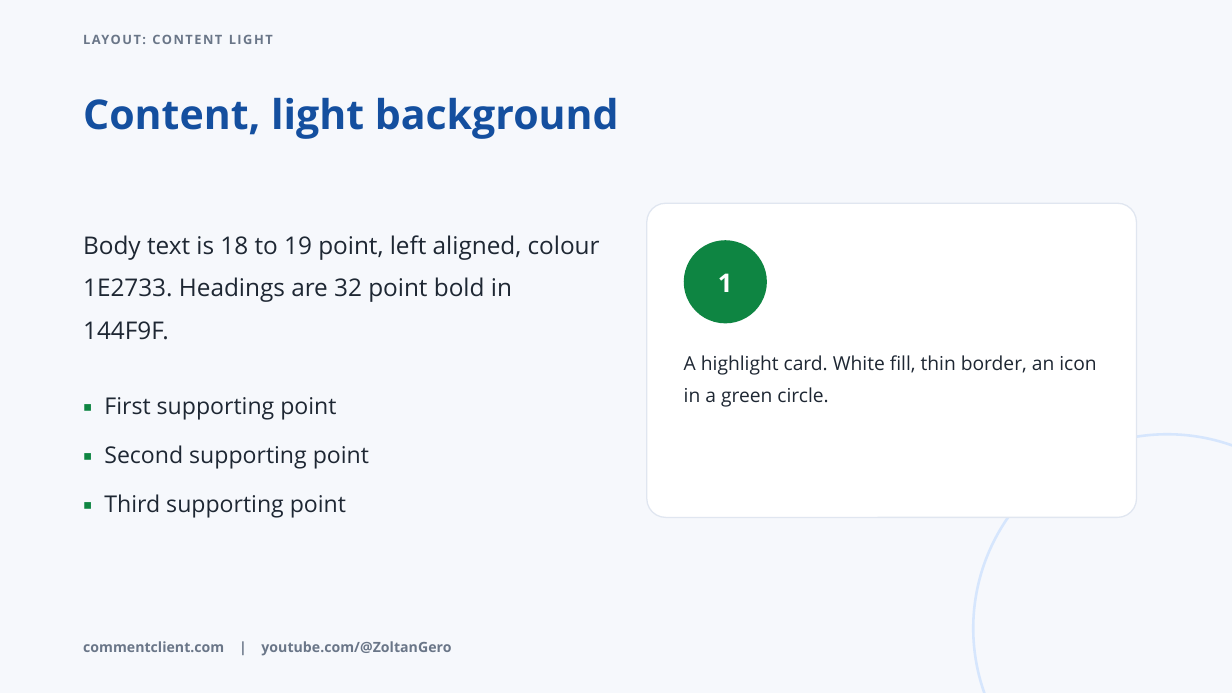
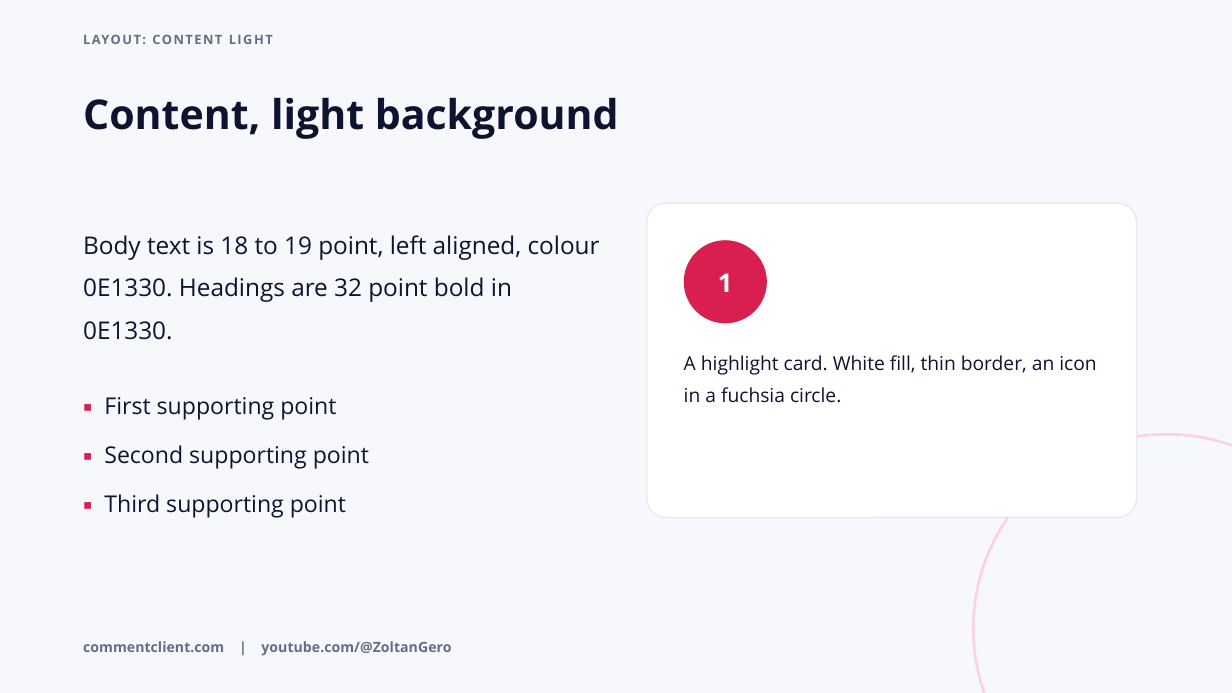
Before and after one commit to YogiZoli/design-system, a slide deck: slide 3 of tools/pptx-template/master.pptx. Drawn at 1232x693 pixels with LibreOffice and Linux fonts; fonts in the diff are those of the drawing. Boxes give left, top, right and bottom in pixels: in the first picture for what was removed or moved away, otherwise in the second. Text is boxed around its words. In the diff, an @@ line names an element or a change of style, - is before the commit and + after.

```diff
--- a/tools/pptx-template/master.pptx
+++ b/tools/pptx-template/master.pptx
@@ background #F6F8FC to #F7F8FB @@
@@ text "Content, light background" at bbox=[83, 97, 619, 139]: text colour #144F9F to #0E1330 @@
@@ rounded rectangle at bbox=[647, 203, 1137, 518]: outline #E0E6F0 1 pt to #E6E8F0 1 pt @@
@@ text at bbox=[83, 235, 600, 340]: text changed; text colour #1E2733 to #0E1330 @@
-Body text is 18 to 19 point, left aligned, colour 1E2733. Headings are 32 point bold in 144F9F.
+Body text is 18 to 19 point, left aligned, colour 0E1330. Headings are 32 point bold in 0E1330.
@@ ellipse "1" at bbox=[684, 240, 767, 323]: fill #0E8542 to #D91E50 @@
@@ text at bbox=[684, 355, 1096, 403]: text changed; text colour #1E2733 to #0E1330 @@
-A highlight card. White fill, thin border, an icon in a green circle.
+A highlight card. White fill, thin border, an icon in a fuchsia circle.
@@ text "▪ First supporting point" at bbox=[104, 397, 369, 518]: text colour #0E8542 to #D91E50 in "▪", "▪", "▪"; text colour #1E2733 to #0E1330 @@
@@ ellipse at bbox=[973, 434, 1232, 693]: outline #D6E6FD 2 pt to #FFD0DD 2 pt @@
@@ text "commentclient.com | youtube.com/@ZoltanGero" at bbox=[83, 641, 451, 656]: text colour #6A7688 to #666C84 @@
```
Also in this commit, not shown: 4 other slides changed, 10 other files.
